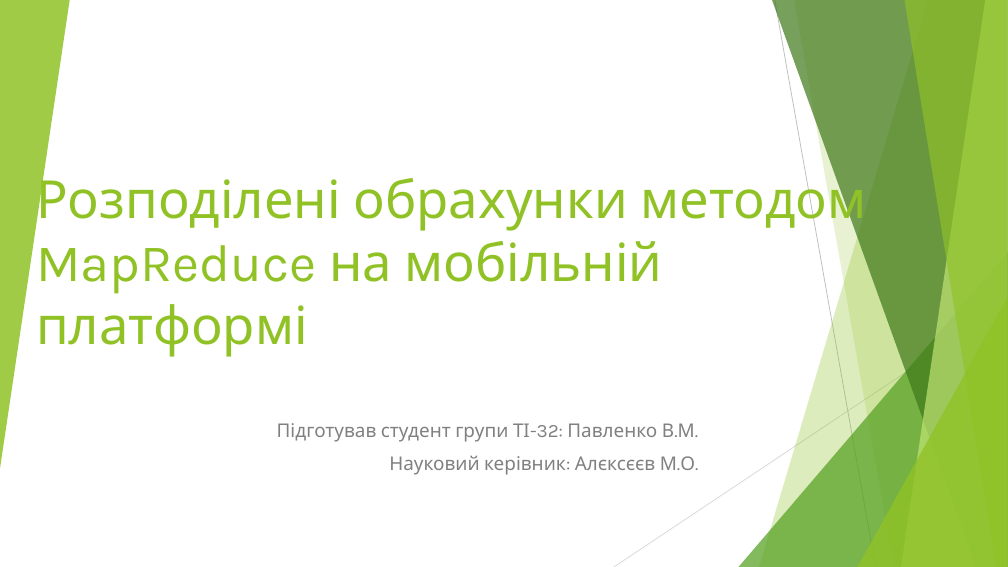
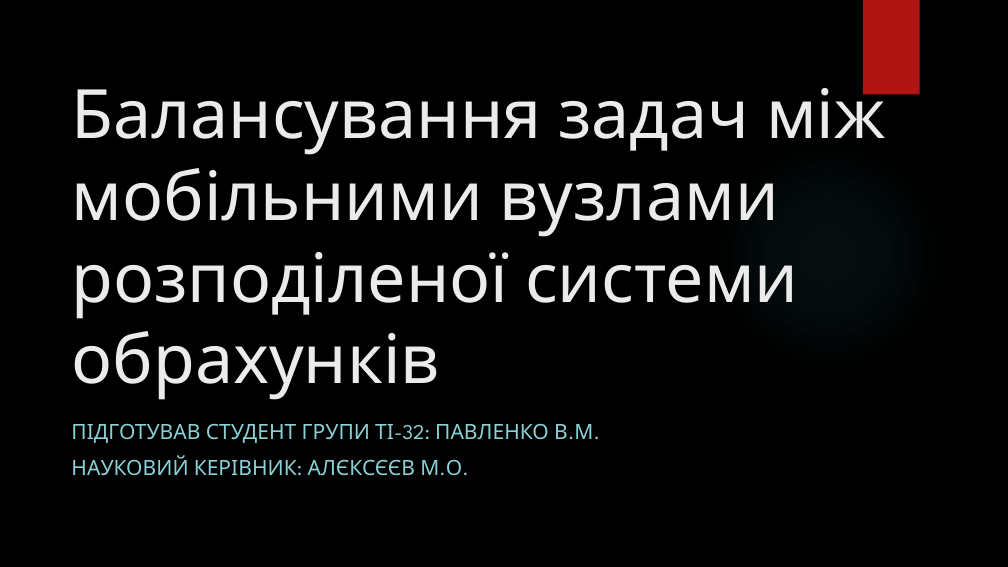
Before and after one commit to PavlezT/Reckon, a slide deck: slide 1 of documents/Предзахист_ПавленкоВ.М.pptx. Drawn at 1008x567 pixels with LibreOffice and Linux fonts; fonts in the diff are those of the drawing; background and template pictures are left out. Boxes give left, top, right and bottom in pixels: in the first picture for what was removed or moved away, otherwise in the second. Text is boxed around its words. In the diff, an @@ line names an element or a change of style, - is before the commit and + after.

```diff
--- a/documents/Предзахист_ПавленкоВ.М.pptx
+++ b/documents/Предзахист_ПавленкоВ.М.pptx
@@ background #FFFFFF to picture (left out) @@
@@ group removed at (0,0,1008,567): 5 freeform shapes, 3 triangles, 2 lines @@
@@ rectangle added at (863,0,920,95), fill #B01513 @@
@@ title at (71,75,885,400): text changed; size 50 to 64.8 pt; font Karla to League Spartan; text colour #90C226 to #EBEBEB @@
-Розподілені обрахунки методом MapReduce на мобільній платформі
+Балансування задач між мобільними вузлами розподіленої системи обрахунків
@@ ellipse added at (712,138,944,371), fill gradient #50B9C1 @@
@@ subtitle at (71,423,593,476): text changed; size 18 to 20 pt; font Karla to League Spartan; text colour #808080 to #8AD0D6 @@
-Підготував студент групи ТІ-32: Павленко В.М.
-Науковий керівник: Алєксєєв М.О.
+ПІДГОТУВАВ СТУДЕНТ ГРУПИ ТІ-32: ПАВЛЕНКО В.М.
+НАУКОВИЙ КЕРІВНИК: АЛЄКСЄЄВ М.О.
```
Also in this commit, not shown: 14 other slides changed, 2 slides added, 19 other files.
